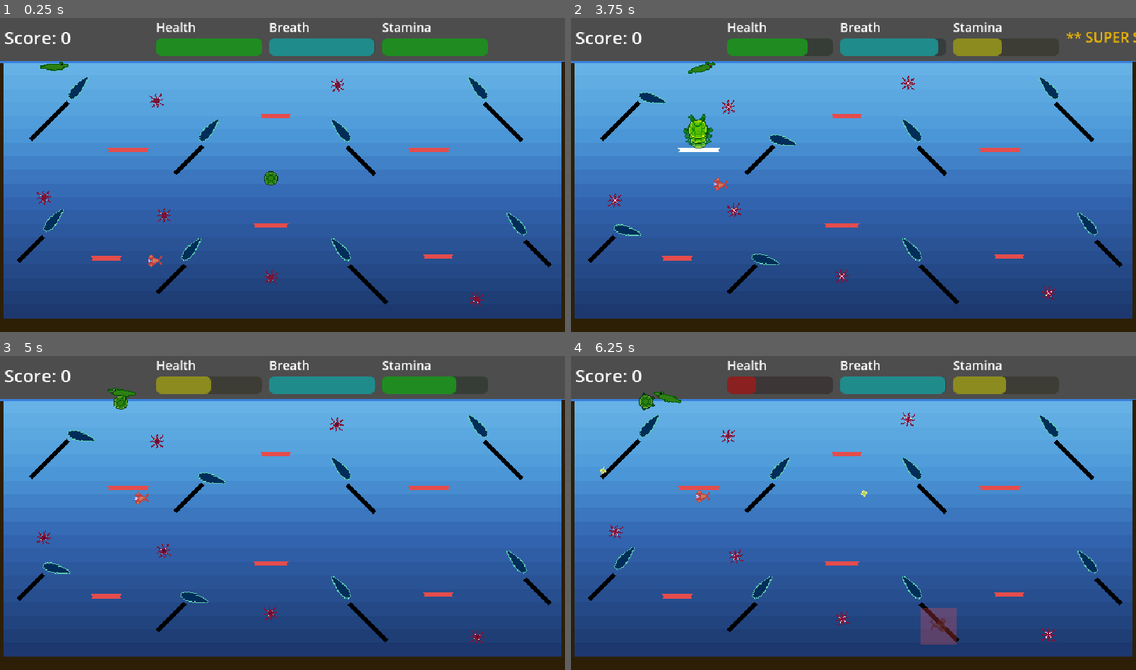
Above: before the commit, frames 1-4 (two rows, left to right).
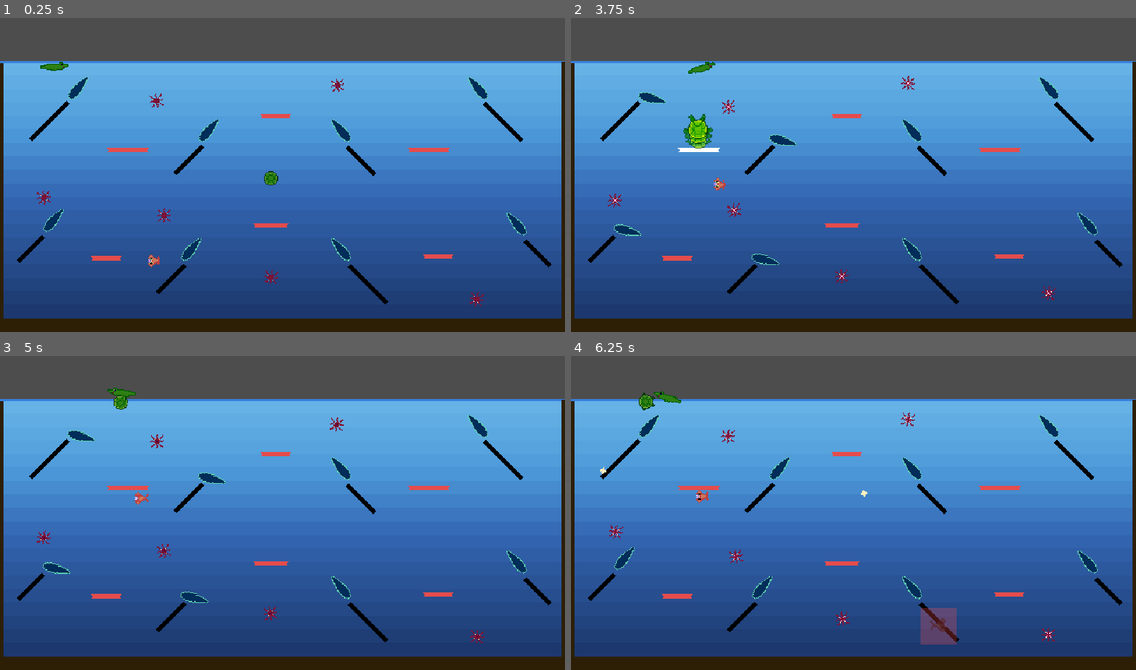
Above: after the commit, the same moments.

Repository: derftymutt/turtle-game
Game: Godot game, scene res://scenes/main.tscn
The game is run twice, just before and just after one commit, with the same random seed, the same clock (stepped at 60 frames per second) and the same inputs.
Inputs:
- Up to frame 1 (0.25 s): no input
- Up to frame 2 (3.75 s): tap Enter (ui_accept) at 0.5, 0.77, 1.52, 3.02 s; hold D (move_right) 0.53-1.28 s; hold S (move_down) 1.28-2.03 s; hold D (move_right) 2.03-2.78 s; hold W (move_up) 2.78-3.53 s; hold Z (flipper_left) from 3.53 s (still down)
- Up to frame 3 (5 s): keep holding Z (flipper_left); tap Enter (ui_accept) at 3.77, 4.52 s
- Up to frame 4 (6.25 s): release Z (flipper_left) at 5.03 s; hold S (move_down) 5.03-5.78 s; hold D (move_right) from 5.78 s (still down); tap Enter (ui_accept) at 6.02 s

The runs differ from the first frame. In frame 1, 3.7% of the frame differs, in the area x 0-87%, y 1-79%; in frame 2, 3.0%; in frame 3, 2.8%; in frame 4, 2.4%.

Commit message:
valuable star, delete obsolete assets

Diff:
--- a/scenes/collectible.tscn
+++ b/scenes/collectible.tscn
@@ -1,30 +1,55 @@
-[gd_scene load_steps=10 format=3 uid="uid://doh85qcfn8x2w"]
+[gd_scene load_steps=17 format=3 uid="uid://doh85qcfn8x2w"]
 
 [ext_resource type="Script" uid="uid://f0lk4m2dnt7" path="res://scripts/collectible.gd" id="1_1pg6c"]
-[ext_resource type="Texture2D" uid="uid://q2ksae6mpt30" path="res://assets/star.png" id="1_bkg8t"]
+[ext_resource type="Texture2D" uid="uid://cdxjp3suyrrts" path="res://assets/star2.png" id="2_1pg6c"]
 
-[sub_resource type="AtlasTexture" id="AtlasTexture_1pg6c"]
-atlas = ExtResource("1_bkg8t")
+[sub_resource type="AtlasTexture" id="AtlasTexture_61c27"]
+atlas = ExtResource("2_1pg6c")
 region = Rect2(0, 0, 8, 8)
 
-[sub_resource type="AtlasTexture" id="AtlasTexture_61c27"]
-atlas = ExtResource("1_bkg8t")
+[sub_resource type="AtlasTexture" id="AtlasTexture_ga2k0"]
+atlas = ExtResource("2_1pg6c")
 region = Rect2(8, 0, 8, 8)
 
-[sub_resource type="AtlasTexture" id="AtlasTexture_ga2k0"]
-atlas = ExtResource("1_bkg8t")
+[sub_resource type="AtlasTexture" id="AtlasTexture_6gns2"]
+atlas = ExtResource("2_1pg6c")
+region = Rect2(16, 0, 8, 8)
+
+[sub_resource type="AtlasTexture" id="AtlasTexture_rapul"]
+atlas = ExtResource("2_1pg6c")
 region = Rect2(0, 8, 8, 8)
 
-[sub_resource type="AtlasTexture" id="AtlasTexture_6gns2"]
-atlas = ExtResource("1_bkg8t")
+[sub_resource type="AtlasTexture" id="AtlasTexture_mh687"]
+atlas = ExtResource("2_1pg6c")
+region = Rect2(0, 0, 8, 8)
+
+[sub_resource type="AtlasTexture" id="AtlasTexture_ma10x"]
+atlas = ExtResource("2_1pg6c")
+region = Rect2(8, 0, 8, 8)
+
+[sub_resource type="AtlasTexture" id="AtlasTexture_fuck5"]
+atlas = ExtResource("2_1pg6c")
+region = Rect2(16, 0, 8, 8)
+
+[sub_resource type="AtlasTexture" id="AtlasTexture_72l5o"]
+atlas = ExtResource("2_1pg6c")
+region = Rect2(0, 8, 8, 8)
+
+[sub_resource type="AtlasTexture" id="AtlasTexture_udoxq"]
+atlas = ExtResource("2_1pg6c")
 region = Rect2(8, 8, 8, 8)
+
+[sub_resource type="AtlasTexture" id="AtlasTexture_naap0"]
+atlas = ExtResource("2_1pg6c")
+region = Rect2(16, 8, 8, 8)
+
+[sub_resource type="AtlasTexture" id="AtlasTexture_sgba0"]
+atlas = ExtResource("2_1pg6c")
+region = Rect2(0, 16, 8, 8)
 
 [sub_resource type="SpriteFrames" id="SpriteFrames_k2x07"]
 animations = [{
 "frames": [{
-"duration": 1.0,
-"texture": SubResource("AtlasTexture_1pg6c")
-}, {
 "duration": 1.0,
 "texture": SubResource("AtlasTexture_61c27")
 }, {
@@ -33,10 +58,39 @@
 }, {
 "duration": 1.0,
 "texture": SubResource("AtlasTexture_6gns2")
+}, {
+"duration": 1.0,
+"texture": SubResource("AtlasTexture_rapul")
 }],
 "loop": true,
 "name": &"default",
-"speed": 8.0
+"speed": 6.0
+}, {
+"frames": [{
+"duration": 1.0,
+"texture": SubResource("AtlasTexture_mh687")
+}, {
+"duration": 1.0,
+"texture": SubResource("AtlasTexture_ma10x")
+}, {
+"duration": 1.0,
+"texture": SubResource("AtlasTexture_fuck5")
+}, {
+"duration": 1.0,
+"texture": SubResource("AtlasTexture_72l5o")
+}, {
+"duration": 1.0,
+"texture": SubResource("AtlasTexture_udoxq")
+}, {
+"duration": 1.0,
+"texture": SubResource("AtlasTexture_naap0")
+}, {
+"duration": 1.0,
+"texture": SubResource("AtlasTexture_sgba0")
+}],
+"loop": true,
+"name": &"valuable",
+"speed": 9.0
 }]
 
 [sub_resource type="CircleShape2D" id="CircleShape2D_rapul"]
@@ -52,8 +106,9 @@
 
 [node name="AnimatedSprite2D" type="AnimatedSprite2D" parent="."]
 sprite_frames = SubResource("SpriteFrames_k2x07")
+animation = &"valuable"
 autoplay = "default"
-frame_progress = 0.2778593
+frame_progress = 0.5409259
 
 [node name="CollisionShape2D" type="CollisionShape2D" parent="."]
 shape = SubResource("CircleShape2D_rapul")
--- a/scenes/hud.tscn
+++ b/scenes/hud.tscn
@@ -3,11 +3,12 @@
 [ext_resource type="Script" uid="uid://c8gcxh4gmwsi3" path="res://scripts/hud.gd" id="1_ahhtf"]
 
 [node name="HUD" type="CanvasLayer" groups=["hud"]]
+follow_viewport_enabled = true
 script = ExtResource("1_ahhtf")
 
 [node name="MarginContainer" type="MarginContainer" parent="."]
-offset_right = 40.0
-offset_bottom = 40.0
+offset_right = 712.0
+offset_bottom = 52.0
 theme_override_constants/margin_left = 5
 theme_override_constants/margin_top = 5
 theme_override_constants/margin_right = 5
--- a/scenes/main.tscn
+++ b/scenes/main.tscn
@@ -28,42 +28,42 @@
 [sub_resource type="PhysicsMaterial" id="PhysicsMaterial_muem4"]
 friction = 0.8
 
+[sub_resource type="PhysicsMaterial" id="PhysicsMaterial_dp3eg"]
+friction = 0.8
+
+[sub_resource type="PhysicsMaterial" id="PhysicsMaterial_0ld40"]
+friction = 0.8
+
+[sub_resource type="PhysicsMaterial" id="PhysicsMaterial_gqmmt"]
+friction = 0.8
+
+[sub_resource type="PhysicsMaterial" id="PhysicsMaterial_yc10j"]
+friction = 0.8
+
+[sub_resource type="PhysicsMaterial" id="PhysicsMaterial_jscy8"]
+friction = 0.8
+
+[sub_resource type="PhysicsMaterial" id="PhysicsMaterial_pm3ni"]
+friction = 0.1
+bounce = 1.2
+
+[sub_resource type="PhysicsMaterial" id="PhysicsMaterial_y6deb"]
+friction = 0.1
+bounce = 1.2
+
+[sub_resource type="PhysicsMaterial" id="PhysicsMaterial_og1vs"]
+friction = 0.1
+bounce = 1.2
+
+[sub_resource type="PhysicsMaterial" id="PhysicsMaterial_2wyq8"]
+friction = 0.1
+bounce = 1.2
+
 [sub_resource type="PhysicsMaterial" id="PhysicsMaterial_vxglm"]
-friction = 0.8
-
-[sub_resource type="PhysicsMaterial" id="PhysicsMaterial_dp3eg"]
-friction = 0.8
-
-[sub_resource type="PhysicsMaterial" id="PhysicsMaterial_0ld40"]
-friction = 0.8
-
-[sub_resource type="PhysicsMaterial" id="PhysicsMaterial_gqmmt"]
-friction = 0.8
-
-[sub_resource type="PhysicsMaterial" id="PhysicsMaterial_yc10j"]
-friction = 0.8
-
-[sub_resource type="PhysicsMaterial" id="PhysicsMaterial_jscy8"]
-friction = 0.1
-bounce = 1.2
-
-[sub_resource type="PhysicsMaterial" id="PhysicsMaterial_pm3ni"]
-friction = 0.1
-bounce = 1.2
-
-[sub_resource type="PhysicsMaterial" id="PhysicsMaterial_y6deb"]
-friction = 0.1
-bounce = 1.2
-
-[sub_resource type="PhysicsMaterial" id="PhysicsMaterial_og1vs"]
 friction = 0.1
 bounce = 1.2
 
 [sub_resource type="PhysicsMaterial" id="PhysicsMaterial_2f3dj"]
-friction = 0.1
-bounce = 1.2
-
-[sub_resource type="PhysicsMaterial" id="PhysicsMaterial_2wyq8"]
 friction = 0.1
 bounce = 1.2
 
@@ -96,10 +96,10 @@
 position = Vector2(-91, -40)
 
 [node name="Flipper Left3" parent="." instance=ExtResource("3_sugp2")]
-position = Vector2(-224, -195)
+position = Vector2(-175, -195)
 
 [node name="Flipper Left4" parent="." instance=ExtResource("3_sugp2")]
-position = Vector2(-77, -195)
+position = Vector2(-63, -195)
 
 [node name="Flipper Right" parent="." instance=ExtResource("3_sugp2")]
 position = Vector2(229, -88)
@@ -115,6 +115,26 @@
 flip_sprite_h = true
 is_right_flipper = true
 
+[node name="Flipper Right3" parent="." instance=ExtResource("3_sugp2")]
+position = Vector2(74, 95)
+rest_angle = 50.0
+flip_input = "flipper_right"
+flip_sprite_h = true
+is_right_flipper = true
+
+[node name="Flipper Right4" parent="." instance=ExtResource("3_sugp2")]
+position = Vector2(273, 66)
+rest_angle = 50.0
+flip_input = "flipper_right"
+flip_sprite_h = true
+is_right_flipper = true
+
+[node name="Flipper Left5" parent="." instance=ExtResource("3_sugp2")]
+position = Vector2(-267, 62)
+
+[node name="Flipper Left6" parent="." instance=ExtResource("3_sugp2")]
+position = Vector2(-110.99999, 95)
+
 [node name="OceanFloor" type="StaticBody2D" parent="."]
 
 [node name="CollisionShape2D" type="CollisionShape2D" parent="OceanFloor"]
@@ -134,20 +154,23 @@
 [node name="SeaUrchin" parent="." instance=ExtResource("8_tipki")]
 position = Vector2(221, 138)
 
+[node name="SeaUrchin2" parent="." instance=ExtResource("8_tipki")]
+position = Vector2(-134, 47)
+
+[node name="SeaUrchin3" parent="." instance=ExtResource("8_tipki")]
+position = Vector2(-13, 120)
+
+[node name="SeaUrchin4" parent="." instance=ExtResource("8_tipki")]
+position = Vector2(-270, 27)
+
+[node name="SeaUrchin5" parent="." instance=ExtResource("8_tipki")]
+position = Vector2(-142, -80)
+
 [node name="SeaUrchin6" parent="." instance=ExtResource("8_tipki")]
 position = Vector2(62, -103)
 
-[node name="SeaUrchin2" parent="." instance=ExtResource("8_tipki")]
-position = Vector2(-134, 47)
-
-[node name="SeaUrchin3" parent="." instance=ExtResource("8_tipki")]
-position = Vector2(-13, 120)
-
-[node name="SeaUrchin4" parent="." instance=ExtResource("8_tipki")]
-position = Vector2(-270, 27)
-
-[node name="SeaUrchin5" parent="." instance=ExtResource("8_tipki")]
-position = Vector2(-142, -80)
+[node name="Piranha" parent="." instance=ExtResource("9_85g3d")]
+position = Vector2(-142, 103)
 
 [node name="PiranhaSpawner" parent="." instance=ExtResource("10_choun")]
 position = Vector2(-175, 40)
@@ -159,108 +182,92 @@
 physics_material_override = SubResource("PhysicsMaterial_jkv2x")
 wall_length = 60.0
 
+[node name="DeadWall2" parent="." instance=ExtResource("11_ya4ey")]
+position = Vector2(-106.00001, -14.999996)
+rotation = -0.7853982
+scale = Vector2(0.99999994, 0.99999994)
+physics_material_override = SubResource("PhysicsMaterial_jbj1t")
+wall_length = 45.0
+
+[node name="DeadWall3" parent="." instance=ExtResource("11_ya4ey")]
+position = Vector2(-264, -59.000008)
+rotation = -0.7853982
+scale = Vector2(0.99999994, 0.99999994)
+physics_material_override = SubResource("PhysicsMaterial_muem4")
+wall_length = 60.0
+
 [node name="DeadWall4" parent="." instance=ExtResource("11_ya4ey")]
 position = Vector2(89.00001, -14.000004)
 rotation = 0.7853982
-physics_material_override = SubResource("PhysicsMaterial_jbj1t")
+physics_material_override = SubResource("PhysicsMaterial_dp3eg")
 wall_length = 45.0
 
-[node name="Flipper Right3" parent="." instance=ExtResource("3_sugp2")]
-position = Vector2(74, 95)
-rest_angle = 50.0
-flip_input = "flipper_right"
-flip_sprite_h = true
-is_right_flipper = true
+[node name="DeadWall5" parent="." instance=ExtResource("11_ya4ey")]
+position = Vector2(-285, 85.999985)
+rotation = -0.7853982
+scale = Vector2(0.99999994, 0.99999994)
+physics_material_override = SubResource("PhysicsMaterial_0ld40")
+wall_length = 40.0
 
 [node name="DeadWall6" parent="." instance=ExtResource("11_ya4ey")]
 position = Vector2(97, 126)
 rotation = 0.7853982
-physics_material_override = SubResource("PhysicsMaterial_muem4")
+physics_material_override = SubResource("PhysicsMaterial_gqmmt")
 wall_length = 60.0
 
-[node name="Flipper Right4" parent="." instance=ExtResource("3_sugp2")]
-position = Vector2(273, 66)
-rest_angle = 50.0
-flip_input = "flipper_right"
-flip_sprite_h = true
-is_right_flipper = true
+[node name="DeadWall7" parent="." instance=ExtResource("11_ya4ey")]
+position = Vector2(-126, 120)
+rotation = -0.7853982
+scale = Vector2(0.99999994, 0.99999994)
+physics_material_override = SubResource("PhysicsMaterial_yc10j")
+wall_length = 45.0
 
 [node name="DeadWall8" parent="." instance=ExtResource("11_ya4ey")]
 position = Vector2(289, 91.000015)
 rotation = 0.7853982
-physics_material_override = SubResource("PhysicsMaterial_vxglm")
+physics_material_override = SubResource("PhysicsMaterial_jscy8")
 wall_length = 40.0
-
-[node name="DeadWall2" parent="." instance=ExtResource("11_ya4ey")]
-position = Vector2(-106.00001, -14.999996)
-rotation = -0.7853982
-physics_material_override = SubResource("PhysicsMaterial_dp3eg")
-wall_length = 45.0
-
-[node name="Flipper Left6" parent="." instance=ExtResource("3_sugp2")]
-position = Vector2(-110.99999, 95)
-
-[node name="DeadWall7" parent="." instance=ExtResource("11_ya4ey")]
-position = Vector2(-126, 120)
-rotation = -0.7853982
-physics_material_override = SubResource("PhysicsMaterial_0ld40")
-wall_length = 45.0
-
-[node name="Flipper Left5" parent="." instance=ExtResource("3_sugp2")]
-position = Vector2(-267, 62)
-
-[node name="DeadWall5" parent="." instance=ExtResource("11_ya4ey")]
-position = Vector2(-285, 85.999985)
-rotation = -0.7853982
-physics_material_override = SubResource("PhysicsMaterial_gqmmt")
-wall_length = 40.0
-
-[node name="DeadWall3" parent="." instance=ExtResource("11_ya4ey")]
-position = Vector2(-264, -59.000008)
-rotation = -0.7853982
-physics_material_override = SubResource("PhysicsMaterial_yc10j")
-wall_length = 60.0
 
 [node name="BumperWall" parent="." instance=ExtResource("12_eb6dy")]
 position = Vector2(-175, -26)
 scale = Vector2(0.99999994, 0.99999994)
-physics_material_override = SubResource("PhysicsMaterial_jscy8")
+physics_material_override = SubResource("PhysicsMaterial_pm3ni")
 wall_length = 48.0
+wall_thickness = 5.0
+
+[node name="BumperWall2" parent="." instance=ExtResource("12_eb6dy")]
+position = Vector2(-6.9999995, -64)
+rotation = -3.1415925
+scale = Vector2(0.99999994, 0.99999994)
+physics_material_override = SubResource("PhysicsMaterial_y6deb")
+wall_length = 35.0
+wall_thickness = 5.0
+
+[node name="BumperWall3" parent="." instance=ExtResource("12_eb6dy")]
+position = Vector2(177, 94.999985)
+scale = Vector2(0.99999994, 0.99999994)
+physics_material_override = SubResource("PhysicsMaterial_og1vs")
+wall_length = 35.0
 wall_thickness = 5.0
 
 [node name="BumperWall4" parent="." instance=ExtResource("12_eb6dy")]
 position = Vector2(-12.999996, 59.999996)
 scale = Vector2(0.99999994, 0.99999994)
-physics_material_override = SubResource("PhysicsMaterial_pm3ni")
+physics_material_override = SubResource("PhysicsMaterial_2wyq8")
 wall_length = 40.0
 wall_thickness = 5.0
 
 [node name="BumperWall5" parent="." instance=ExtResource("12_eb6dy")]
 position = Vector2(166.00002, -26.000002)
 scale = Vector2(0.99999994, 0.99999994)
-physics_material_override = SubResource("PhysicsMaterial_y6deb")
+physics_material_override = SubResource("PhysicsMaterial_vxglm")
 wall_length = 48.0
-wall_thickness = 5.0
-
-[node name="BumperWall3" parent="." instance=ExtResource("12_eb6dy")]
-position = Vector2(177, 94.999985)
-scale = Vector2(0.99999994, 0.99999994)
-physics_material_override = SubResource("PhysicsMaterial_og1vs")
-wall_length = 35.0
 wall_thickness = 5.0
 
 [node name="BumperWall6" parent="." instance=ExtResource("12_eb6dy")]
 position = Vector2(-198.99997, 97)
 scale = Vector2(0.99999994, 0.99999994)
 physics_material_override = SubResource("PhysicsMaterial_2f3dj")
-wall_length = 35.0
-wall_thickness = 5.0
-
-[node name="BumperWall2" parent="." instance=ExtResource("12_eb6dy")]
-position = Vector2(-6.9999995, -64)
-rotation = 3.1415927
-scale = Vector2(0.99999994, 0.99999994)
-physics_material_override = SubResource("PhysicsMaterial_2wyq8")
 wall_length = 35.0
 wall_thickness = 5.0
 
@@ -306,8 +313,8 @@
 color = Color(0.1764706, 0.12156863, 0.023529412, 1)
 
 [node name="HUD" parent="." instance=ExtResource("14_a8y0u")]
+visible = false
+follow_viewport_enabled = false
 
 [node name="GameOverScreen" parent="." instance=ExtResource("15_jkv2x")]
-
-[node name="Piranha" parent="." instance=ExtResource("9_85g3d")]
-position = Vector2(-142, 103)
+visible = false
--- a/scenes/piranha.tscn
+++ b/scenes/piranha.tscn
@@ -58,6 +58,7 @@
 
 [node name="AnimatedSprite2D" type="AnimatedSprite2D" parent="."]
 sprite_frames = SubResource("SpriteFrames_tb8k7")
+autoplay = "default"
 frame_progress = 0.7938951
 
 [node name="CollisionShape2D" type="CollisionShape2D" parent="."]
--- a/scripts/collectible.gd
+++ b/scripts/collectible.gd
@@ -3,6 +3,7 @@
 
 # Collectible properties
 @export var point_value: int = 10
+@export var point_value_valuable: int = 100
 @export var sink_speed: float = 100.0
 
 # Visual feedback
@@ -25,6 +26,7 @@
 var visual_node: Node2D = null
 var on_floor: bool = false
 var floor_timer: float = 0.0
+var is_valuable: bool = false
 
 func _ready():
 	# Physics setup for underwater object
@@ -69,6 +71,7 @@
 	if is_near_floor and is_mostly_still:
 		if not on_floor:
 			on_floor = true
+			is_valuable = true
 			floor_timer = 0.0
 
 		floor_timer += delta
@@ -98,6 +101,13 @@
 	bob_offset += bob_speed * delta
 	if visual_node:
 		visual_node.position.y = sin(bob_offset) * bob_amount
+
+	if is_valuable:
+		var animated_sprite = $AnimatedSprite2D
+		if animated_sprite and animated_sprite.animation != "valuable":
+			animated_sprite.play("valuable")
+		point_value = point_value_valuable
+
 
 func _on_area_2d_body_entered(body: Node2D) -> void:
 	if body.is_in_group("player") and not collected:
Binary file removed: assets/flipper.png
Not shown, removed: assets/flipper.png.import
Binary file removed: assets/flipper2.png
Binary file removed: assets/flippers.png
Not shown, removed: assets/flippers.png.import
Binary file removed: assets/piranha1.png
Not shown, removed: assets/piranha1.png.import
Binary file removed: assets/star.png
Not shown, removed: assets/star.png.import
Binary file added: assets/star2.png
Not shown, changed: assets/star2.png.import
